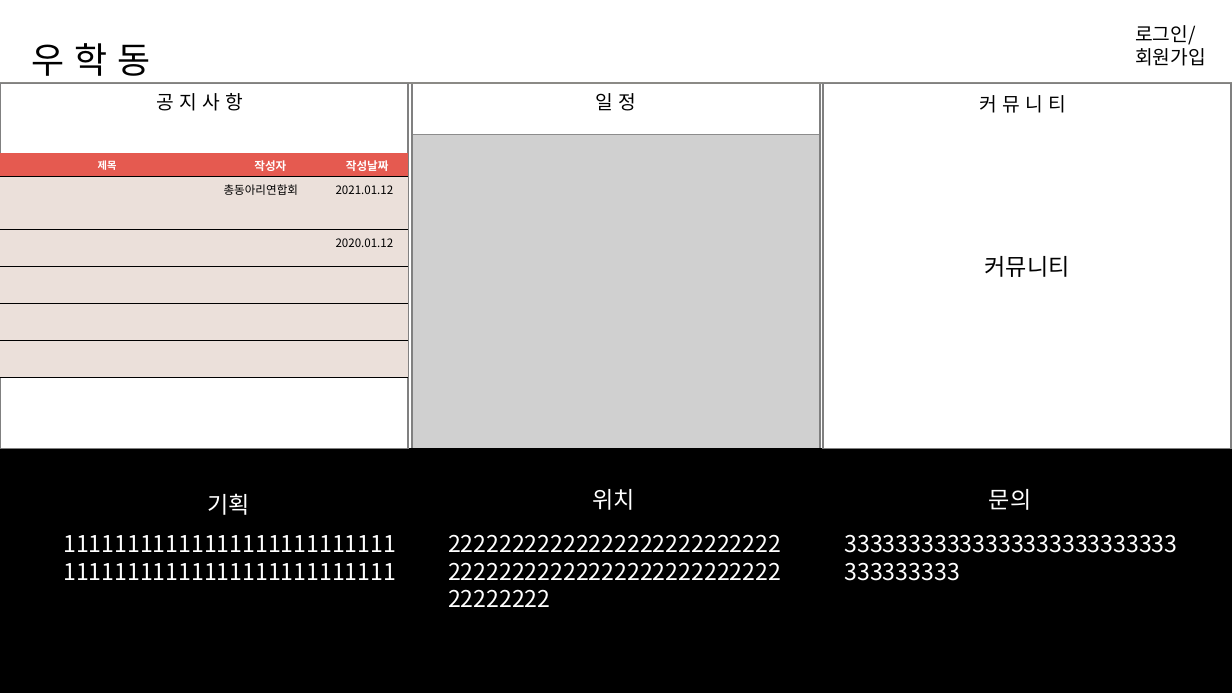
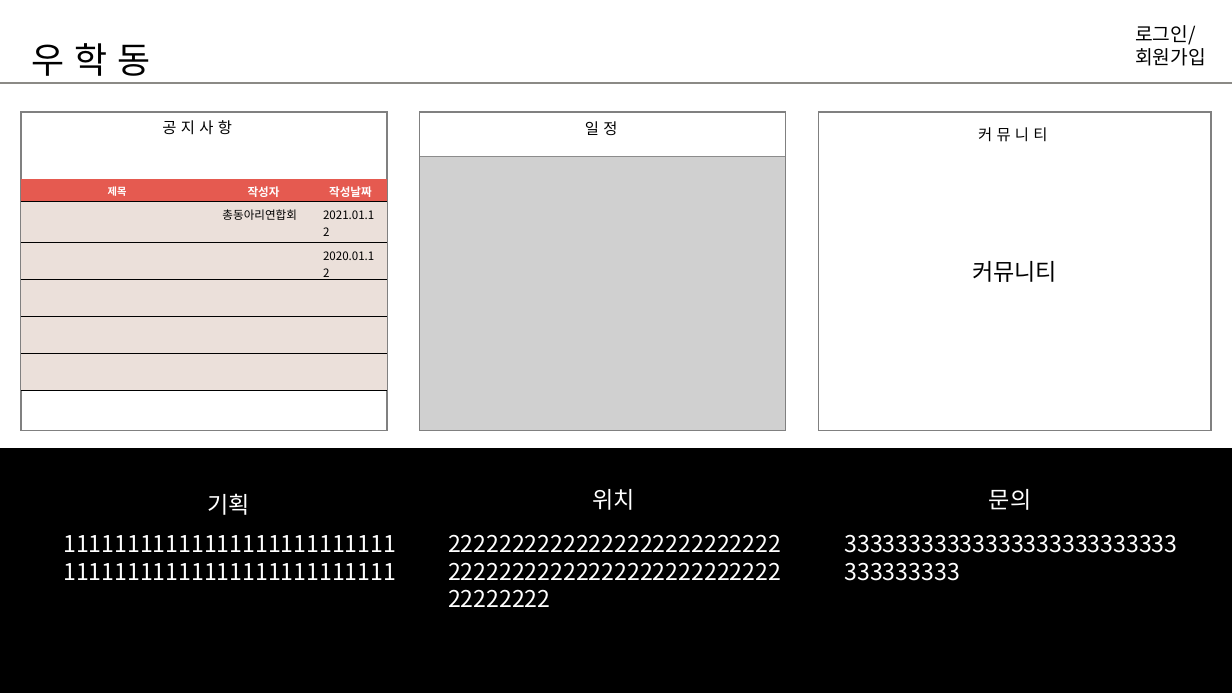
Before and after one commit to hyunniesss/ToyProject, a slide deck: slide 3 of document/와이어프레임/우학동_와이어프레임.pptx. Drawn at 1232x693 pixels with LibreOffice and Linux fonts; fonts in the diff are those of the drawing; grey boxes stand for pictures. Boxes give left, top, right and bottom in pixels: in the first picture for what was removed or moved away, otherwise in the second. Text is boxed around its words. In the diff, an @@ line names an element or a change of style, - is before the commit and + after.

```diff
--- a/document/와이어프레임/우학동_와이어프레임.pptx
+++ b/document/와이어프레임/우학동_와이어프레임.pptx
@@ rectangle "공지사항": place and size @@
-rectangle "공지사항" at box(0, 83, 409, 448)
+rectangle "공지사항" at box(21, 112, 387, 431)
@@ text "공 지 사 항": place and size @@
-text "공 지 사 항" at box(157, 93, 244, 111)
+text "공 지 사 항" at box(162, 120, 232, 135)
@@ rectangle: place and size @@
-rectangle at box(412, 83, 821, 448)
+rectangle at box(420, 112, 786, 430)
@@ text "일 정": place and size @@
-text "일 정" at box(595, 93, 636, 111)
+text "일 정" at box(585, 121, 617, 135)
@@ rectangle "커뮤니티": place and size @@
-rectangle "커뮤니티" at box(823, 83, 1232, 448)
+rectangle "커뮤니티" at box(819, 112, 1212, 431)
@@ size 15 to 12 pt in 3 elements at box(162, 120, 232, 135), box(585, 121, 617, 135), box(978, 127, 1047, 142) @@
@@ text "커 뮤 니 티": place and size @@
-text "커 뮤 니 티" at box(980, 95, 1067, 113)
+text "커 뮤 니 티" at box(978, 127, 1047, 142)
@@ table: place and size @@
-table at box(0, 153, 408, 377)
+table at box(21, 178, 387, 390)
@@ picture: place and size @@
-picture at box(412, 135, 821, 449)
+picture at box(420, 156, 786, 430)
```
Also in this commit, not shown: 2 other slides changed, 4 slides added.
